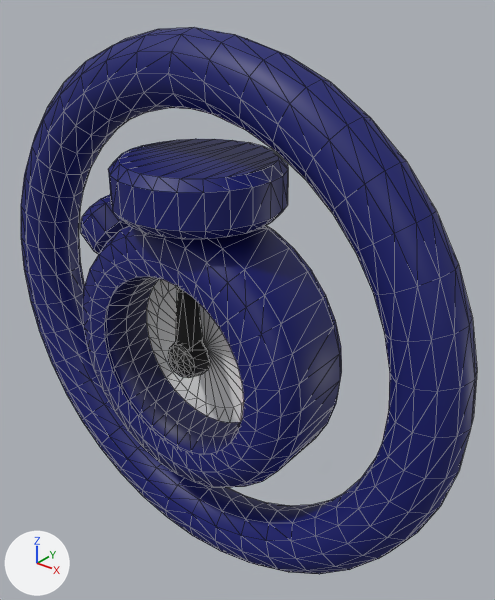
An edit to the glTF model custom_assets/jak2/models/custom_levels/clock-blue-50s.glb, drawn before and after from the same camera.
Both versions are drawn from a camera (50 mm lens) standing at (3.75, -4.06, 2.91) and looking at (0.25, 0.32, 0.2). The axes (+X, +Y, +Z) are drawn at lower left. The lights are the same throughout. The first picture is the older version. Mesh edges are drawn as thin lines. Where no turn or scale is listed for an object, it has been applied to the vertices. Vertices at exactly the same position are counted once.

The older version as bpy lines, for what is in view:
```python
me_xsky_obj_timering_mesh = bpy.data.meshes.new('xsky_obj_timering_mesh')
me_xsky_obj_timering_mesh.from_pydata(...)  # 1547 vertices, 2860 faces; spans x -2.51..2.51, y -0.73..0.73, z -2.51..2.51
# faces by material slot: [960, 778, 101, 824, 96, 101]
me_xsky_obj_timering_mesh.materials.append(mat_xsky_obj_timering_ring)
me_xsky_obj_timering_mesh.materials.append(mat_xsky_obj_timering_clock)
me_xsky_obj_timering_mesh.materials.append(mat_xsky_obj_timering_hand)
me_xsky_obj_timering_mesh.materials.append(mat_xsky_obj_timering_edge)
me_xsky_obj_timering_mesh.materials.append(mat_xsky_obj_timering_board)
me_xsky_obj_timering_mesh.materials.append(mat_xsky_obj_timering_hand_001)
ob_clock_blue_60s = bpy.data.objects.new('clock-blue-60s', me_xsky_obj_timering_mesh)
ob_clock_blue_60s.location = (0.0, 0.0, 0.0)
```
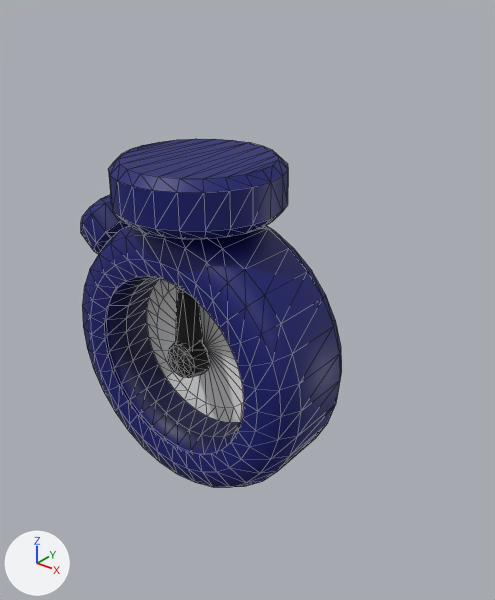
The newer file is also rescaled (x1.2) as a whole; pictures and numbers use the older file's frame.

Changed parts and their boxes (x1, y1, x2, y2) in the pictures (495 x 600 px):
'clock-blue-60s', reshaped (43% narrower, 36% shorter): before (21, 27, 477, 574); after (81, 139, 342, 487)
part 1 of me_xsky_obj_timering_mesh, deleted (blue): before (21, 27, 477, 574)
part 2 of me_xsky_obj_timering_mesh, recoloured: (81, 139, 288, 487) in both

The change, as a list of edits to the scene's bpy script:
```text
Change me_xsky_obj_timering_mesh:
    used by ob_clock_blue_60s; location = (0.0, 0.0, 0.0)
    remove me_xsky_obj_timering_mesh.from_pydata(...)  # 1547 vertices, 2860 faces; spans x -2.51..2.51, y -0.73..0.73, z -2.51..2.51
    add me_xsky_obj_timering_mesh.from_pydata(...)  # 1067 vertices, 1900 faces; spans x -1.43..1.27, y -0.73..0.73, z -1.51..1.53
    me_xsky_obj_timering_mesh part 1: the loose piece of 480 vertices spanning x -2.51..2.51, y -0.3..0.3, z -2.51..2.51 is deleted
    me_xsky_obj_timering_mesh part 2: 824 faces spanning x -1.43..1.27, y -0.73..0.73, z -1.51..1.53 switch from mat_xsky_obj_timering_edge to mat_xsky_obj_timering_hand
    remove me_xsky_obj_timering_mesh.materials.append(mat_xsky_obj_timering_hand_001)
```
